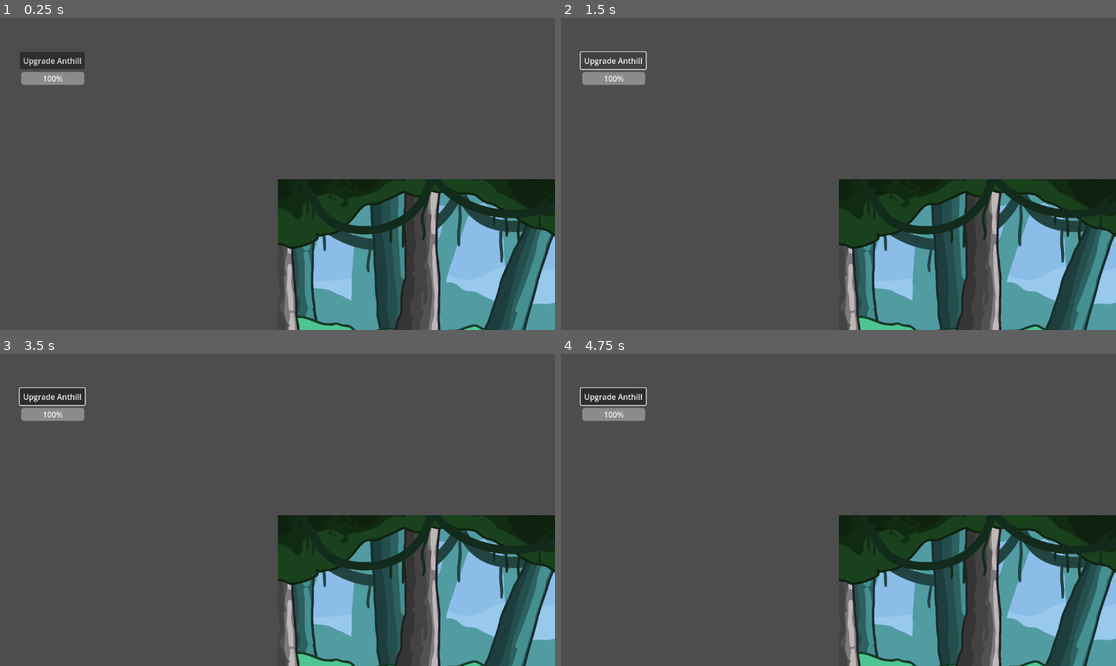
Above: before the commit, frames 1-4 (two rows, left to right).
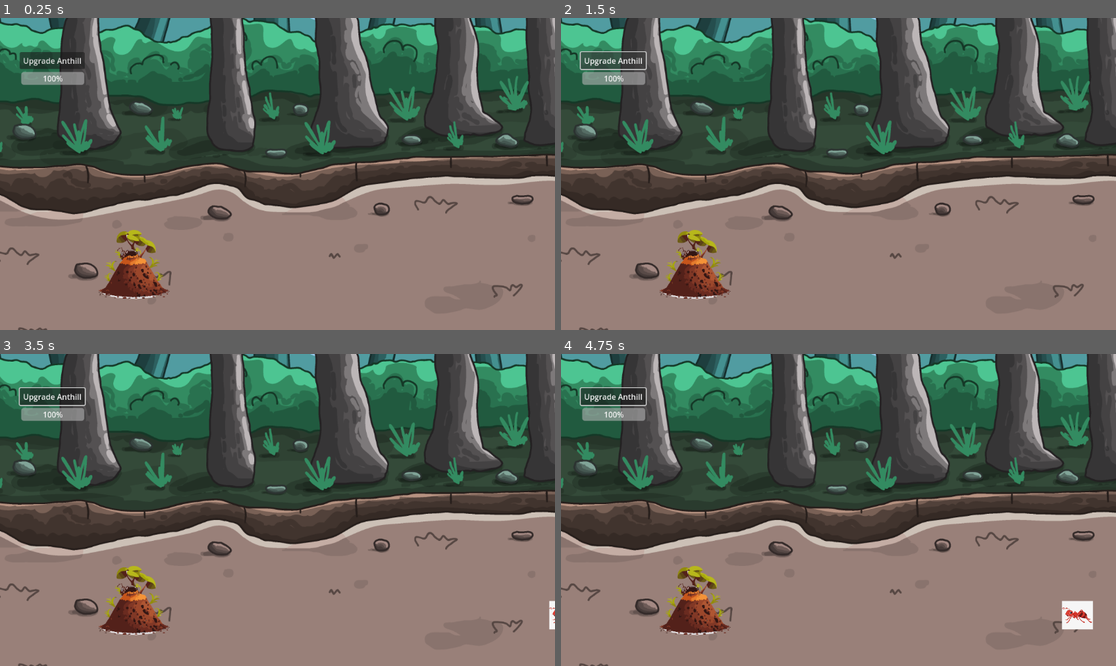
Above: after the commit, the same moments.

Repository: NMSU-Digital-Game-Design/game-jam-4-ant-game
Game: Godot game, scene res://Scenes/main.tscn
The game is run twice, just before and just after one commit, with the same random seed, the same clock (stepped at 60 frames per second) and the same inputs.
Inputs (mouse positions are in pixels of both pictures, inside the frame that each line leads up to):
- Up to frame 1 (0.25 s): no input
- Up to frame 2 (1.5 s): click "Upgrade Anthill" at 0.5 s; click "Upgrade Anthill" at 1.25 s
- Up to frame 3 (3.5 s): click "Upgrade Anthill" at 2 s; tap Enter at 2.75 s; move the mouse to (399, 494) at 2.77 s; click (399, 494) at 2.92 s
- Up to frame 4 (4.75 s): drag from (727, 525) to (810, 572) at 3.52 s; move the mouse to (894, 441) at 4.27 s; click (894, 441) at 4.42 s

The runs differ from the first frame. In frame 1, 85% of the frame differs, in the area x 0-100%, y 0-100%; in frame 2, 85%; in frame 3, 85%; in frame 4, 85%.

Commit message:
Update camera starting and limit poistion

Diff:
--- a/Scenes/ant_hill.tscn
+++ b/Scenes/ant_hill.tscn
@@ -28,9 +28,9 @@
 
 [node name="FoodLabel" type="Label" parent="UI"]
 offset_left = 43.0
-offset_top = 1.0
+offset_top = 37.0
 offset_right = 138.0
-offset_bottom = 28.0
+offset_bottom = 64.0
 
 [node name="HealthBar" type="ProgressBar" parent="UI"]
 offset_left = 44.0
--- a/Scenes/camera.gd
+++ b/Scenes/camera.gd
@@ -1,13 +1,13 @@
 extends Camera2D
 
 # Exported variables for easy tweaking in the inspector
-@export var scroll_speed: float = 200.0  # Pixels per second for edge scrolling
+@export var scroll_speed: float = 1000.0  # Pixels per second for edge scrolling
 @export var drag_speed: float = 1.0      # Multiplier for middle mouse drag speed
 @export var zoom_speed: float = 0.1      # How much to zoom per wheel tick
 @export var zoom_min: float = 0.5        # Minimum zoom level (e.g., zoomed out)
 @export var zoom_max: float = 2.0        # Maximum zoom level (e.g., zoomed in)
-@export var position_limits: Rect2 = Rect2(-1000, -1000, 2000, 2000)  # Camera position bounds (x, y, width, height)
-@export var starting_position: Vector2 = Vector2(0, 0)  # Initial camera position
+@export var position_limits: Rect2 = Rect2(800, 700, 1000, 100)  # Camera position bounds (x, y, width, height)
+@export var starting_position: Vector2 = Vector2(800, 700)  # Initial camera position
 
 var is_dragging: bool = false
 var drag_start_pos: Vector2
@@ -17,29 +17,30 @@
 	# Set starting position
 	position = starting_position
 	# Ensure zoom starts at 1.0 (default)
-	zoom = Vector2(1.0, 1.0)
+	zoom = Vector2(0.8, 0.8)
 
 func _process(delta: float) -> void:
-	# Edge scrolling
-	var viewport_size: Vector2 = get_viewport_rect().size
-	var mouse_pos: Vector2 = get_viewport().get_mouse_position()
-	var move_dir: Vector2 = Vector2.ZERO
+	# Edge scrolling ONLY if not dragging
+	if not is_dragging:
+		var viewport_size: Vector2 = get_viewport_rect().size
+		var mouse_pos: Vector2 = get_viewport().get_mouse_position()
+		var move_dir: Vector2 = Vector2.ZERO
 
-	# Check edges (adjust edge_margin as needed, e.g., 10 pixels from edge)
-	var edge_margin: float = 10.0
-	if mouse_pos.x < edge_margin:
-		move_dir.x = -1
-	elif mouse_pos.x > viewport_size.x - edge_margin:
-		move_dir.x = 1
-	if mouse_pos.y < edge_margin:
-		move_dir.y = -1
-	elif mouse_pos.y > viewport_size.y - edge_margin:
-		move_dir.y = 1
+		# Check edges (adjust edge_margin as needed, e.g., 10 pixels from edge)
+		var edge_margin: float = 10.0
+		if mouse_pos.x < edge_margin:
+			move_dir.x = -1
+		elif mouse_pos.x > viewport_size.x - edge_margin:
+			move_dir.x = 1
+		if mouse_pos.y < edge_margin:
+			move_dir.y = -1
+		elif mouse_pos.y > viewport_size.y - edge_margin:
+			move_dir.y = 1
 
-	if move_dir != Vector2.ZERO:
-		position += move_dir.normalized() * scroll_speed * delta / zoom.x  # Adjust speed based on zoom
+		if move_dir != Vector2.ZERO:
+			position += move_dir.normalized() * scroll_speed * delta / zoom.x  # Adjust speed based on zoom
 
-	# Clamp position after any movement
+	# Clamp position after any movement (always runs)
 	clamp_position()
 
 func _input(event: InputEvent) -> void:
